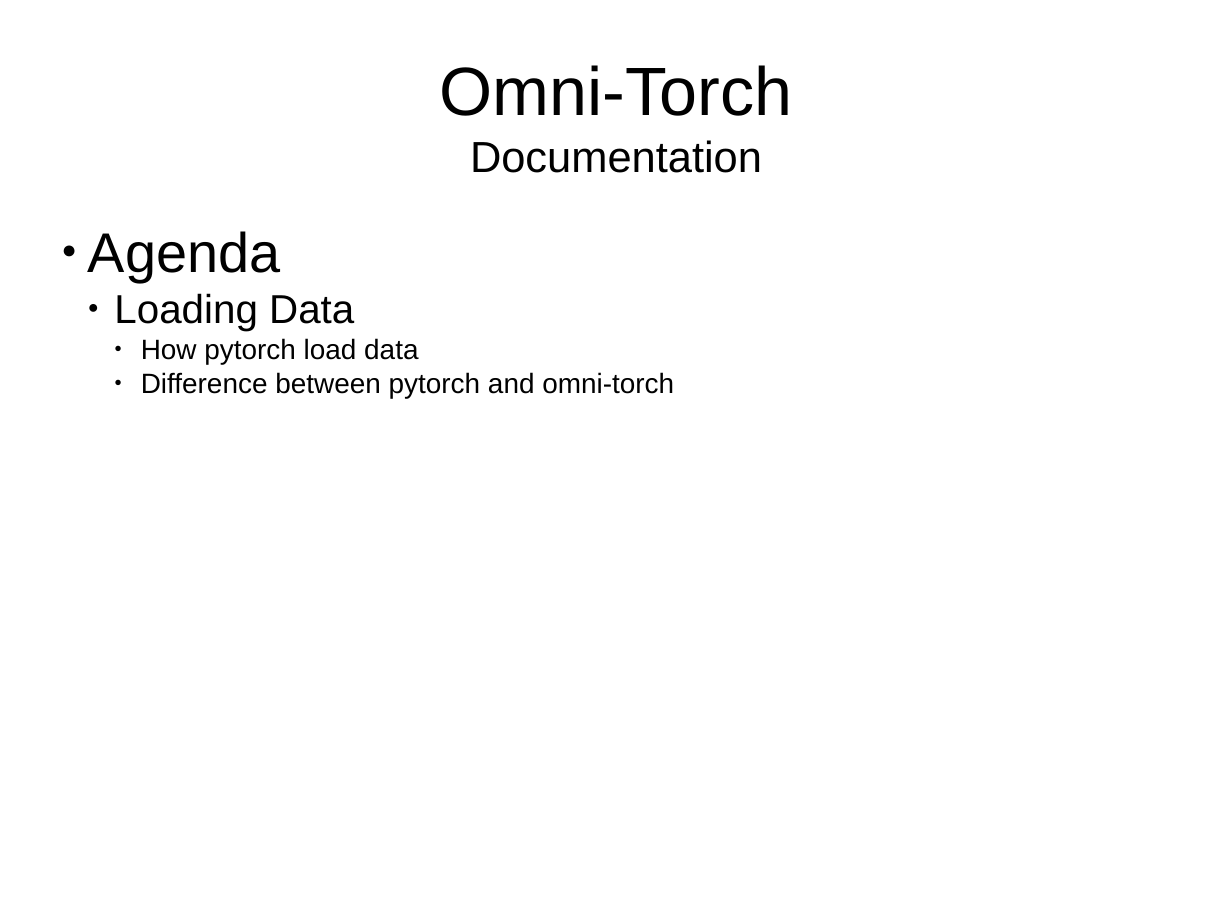
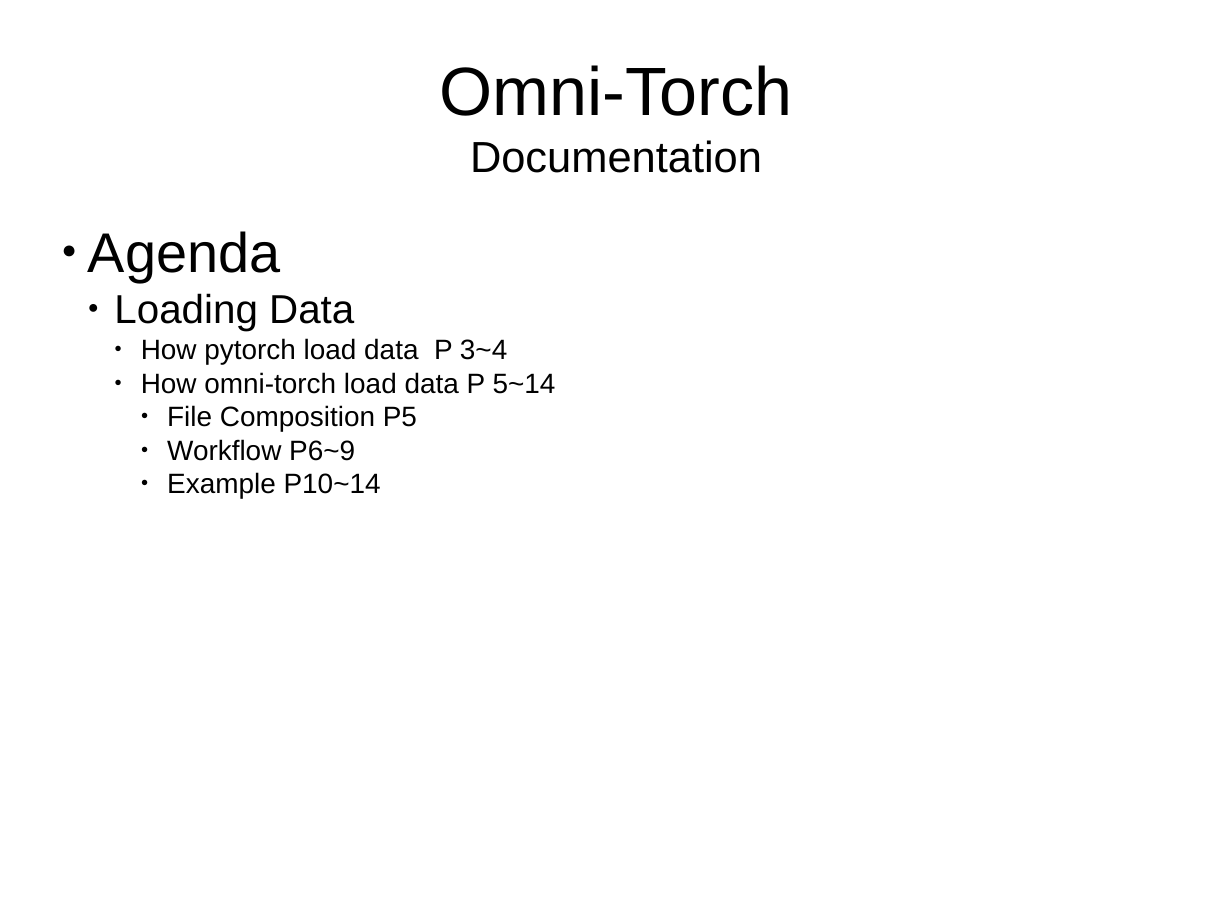
Before and after one commit to loveorchids/omni_torch, a slide deck: slide 2 of Documentations.odp. Drawn at 1232x924 pixels with LibreOffice and Linux fonts; fonts in the diff are those of the drawing. Boxes give left, top, right and bottom in pixels: in the first picture for what was removed or moved away, otherwise in the second. Text is boxed around its words. In the diff, an @@ line names an element or a change of style, - is before the commit and + after.

```diff
--- a/Documentations.odp
+++ b/Documentations.odp
@@ subtitle at bbox=[141, 338, 556, 498]: text changed @@
-    ● How pytorch load data
-    ● Difference between pytorch and omni-torch
+    ● How pytorch load data P 3~4
+    ● How omni-torch load data P 5~14
+      ● File Composition P5
+      ● Workflow P6~9
+      ● Example P10~14
```
Also in this commit, not shown: 10 other slides changed, 2 slides added, 2 slides removed, 1 other file.
